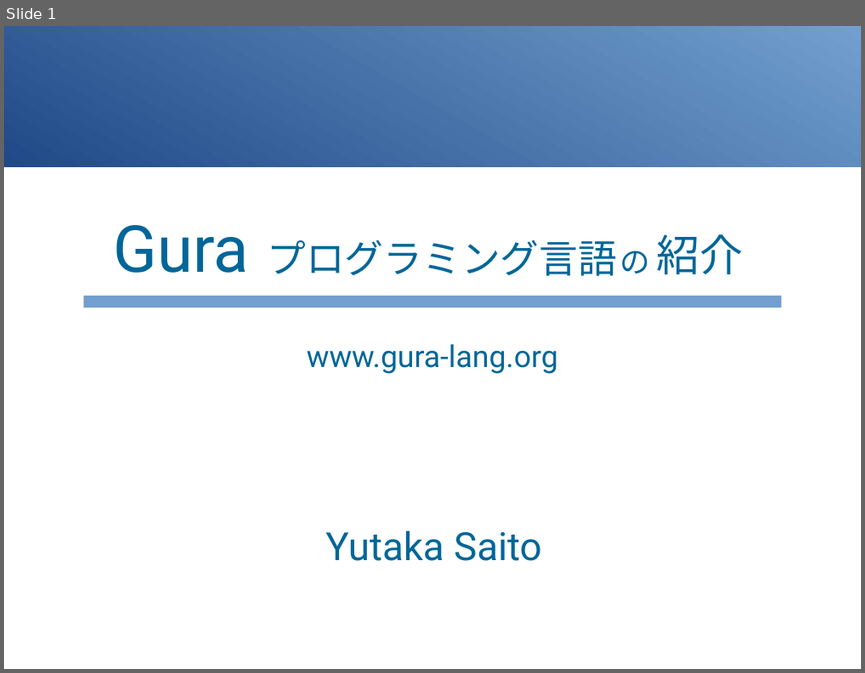
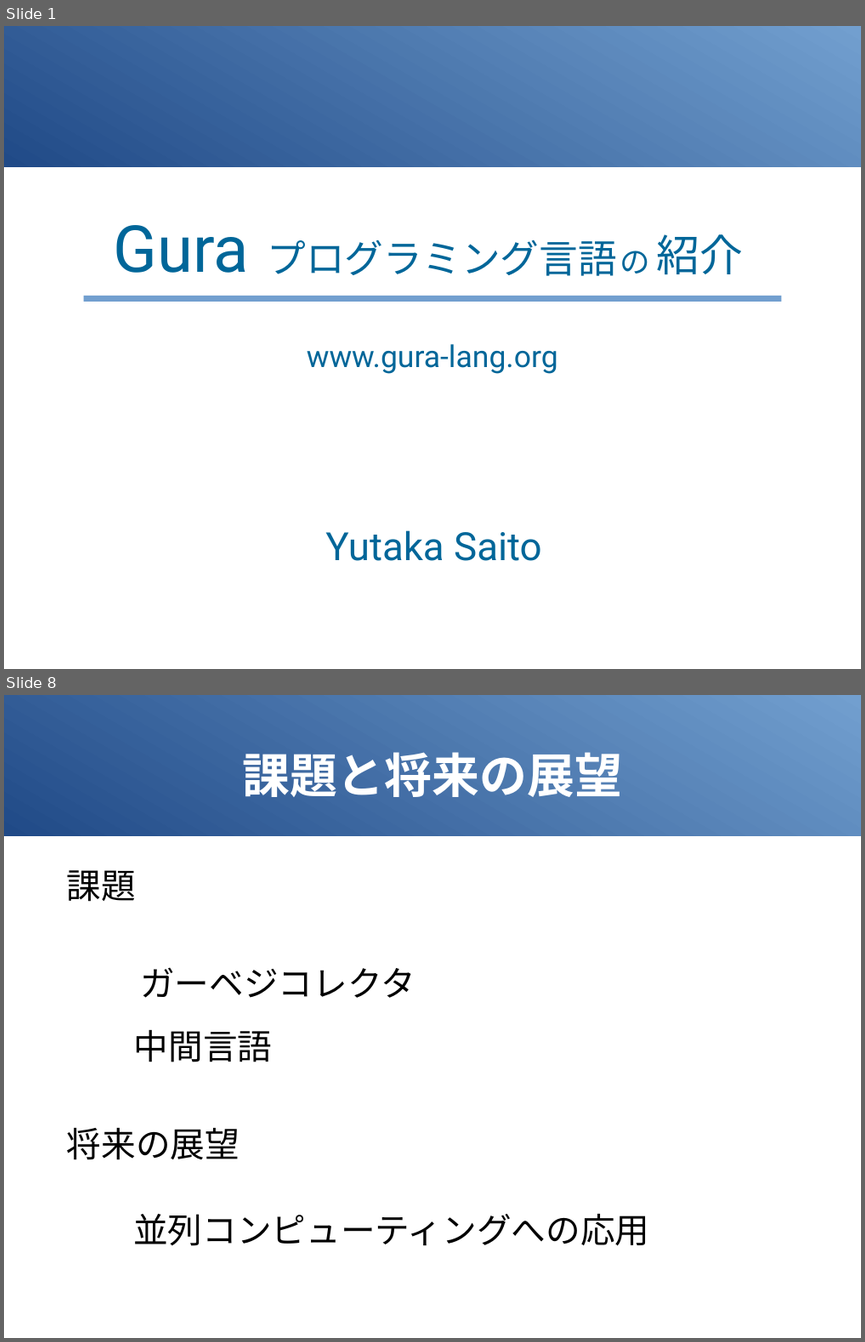
Before and after one commit to gura-lang/gura-doc, a slide deck: presentation/gura-introduction.odp. Shown one above the other, each under a label of ours: slide 1 before the commit, slides 1 and 8 after it; the slides between them are not shown. The pictures are 865x673 and 865x1342 pixels, drawn with LibreOffice and Linux fonts; fonts in the diff are those of the drawing. Boxes give left, top, right and bottom in pixels: in the first picture for what was removed or moved away, otherwise in the second. Text is boxed around its words. In the diff, an @@ line names an element or a change of style, - is before the commit and + after.

```diff
--- a/presentation/gura-introduction.odp
+++ b/presentation/gura-introduction.odp
@@ slide 8 added at box(4, 695, 861, 1338), background #FFFFFF; not listed: 1 template element that a slide beside it also shows @@
@@ title added at box(242, 752, 622, 797), 44 pt, text #FFFFFF, bold @@
+課題と将来の展望
@@ text added at box(67, 870, 136, 902), 32 pt, text #000000 @@
+課題
@@ text added at box(140, 967, 415, 998), 32 pt, text #000000 @@
+ガーベジコレクタ
@@ text added at box(134, 1030, 273, 1062), 32 pt, text #000000 @@
+中間言語
@@ text added at box(67, 1128, 239, 1160), 32 pt, text #000000 @@
+将来の展望
@@ text added at box(133, 1213, 649, 1246), 32 pt, text #000000 @@
+並列コンピューティングへの応用
@@ slide 1 changed as well @@
@@ rectangle: place and size @@
-rectangle at box(83, 295, 782, 307)
+rectangle at box(83, 295, 782, 301)
```
Also in this commit, not shown: 1 other slide changed, 5 other slides added, 2 slides removed, 1 other file.
